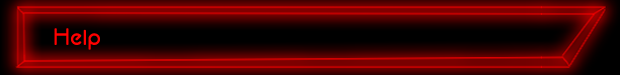
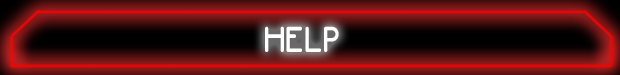
The second w=620, h=75 image is a revision of the first. Changes to its layers:
removed group "Group 1" (1 layers) over [0, 0, 620, 75]
added layer "HELP" above "Layer 4 copy" over [265, 26, 339, 52]
renamed "Help" to "Layer 4 copy", moved it out of group "Group 1", painted on it over [0, 0, 620, 75]
